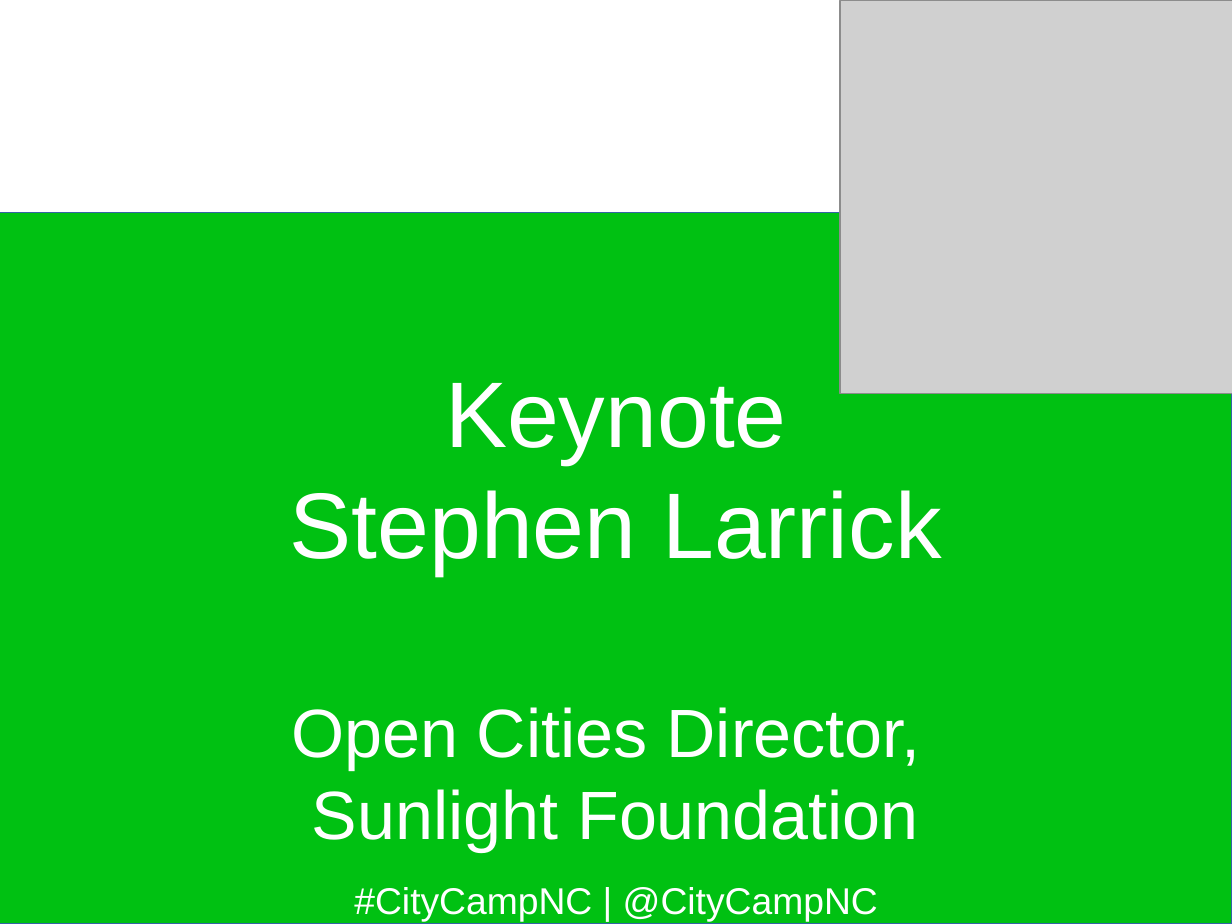
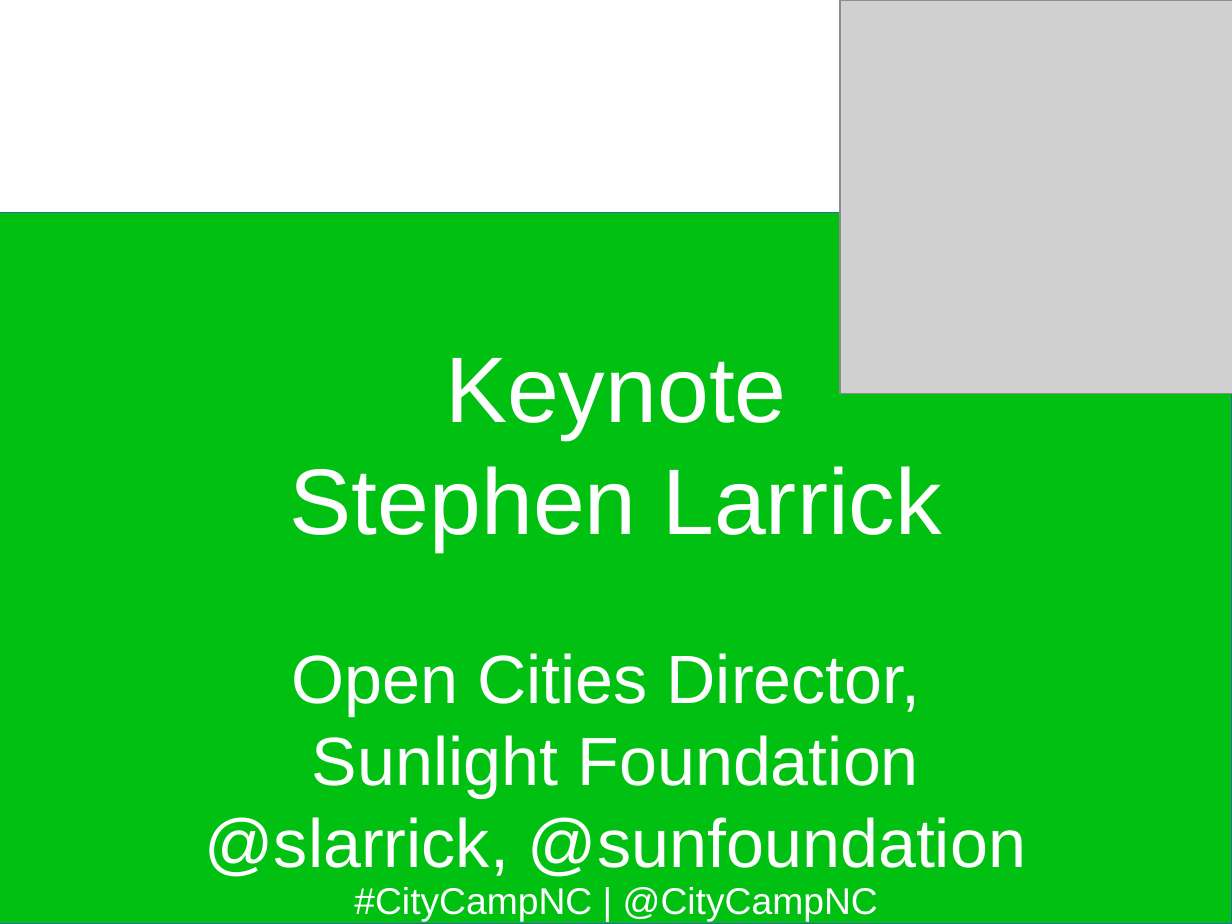
Before and after one commit to jhibbets/presentations, a slide deck: slide 39 of CCNC_2017.odp (slide 32 before the commit). Drawn at 1232x924 pixels with LibreOffice and Linux fonts; fonts in the diff are those of the drawing; grey boxes stand for pictures; background and template pictures are left out. Boxes give left, top, right and bottom in pixels: in the first picture for what was removed or moved away, otherwise in the second. Text is boxed around its words. In the diff, an @@ line names an element or a change of style, - is before the commit and + after.

```diff
--- a/CCNC_2017.odp
+++ b/CCNC_2017.odp
@@ text "Keynote": place and size @@
-text "Keynote" at box(290, 383, 941, 852)
+text "Keynote" at box(205, 358, 1026, 877)
@@ text at box(205, 817, 1026, 877): paragraph added @@
+@slarrick, @sunfoundation
```
Also in this commit, not shown: 17 other slides changed, 7 slides added.
